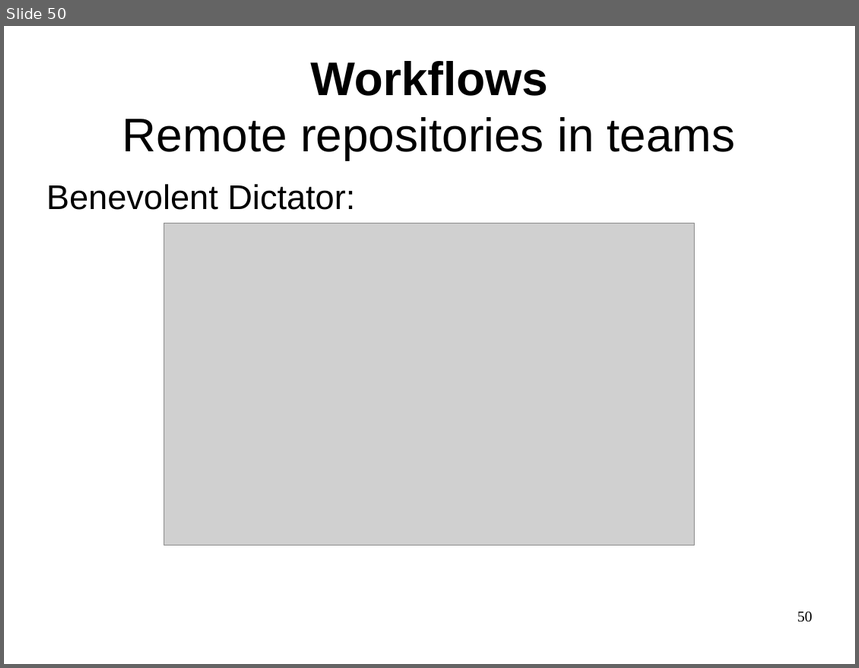
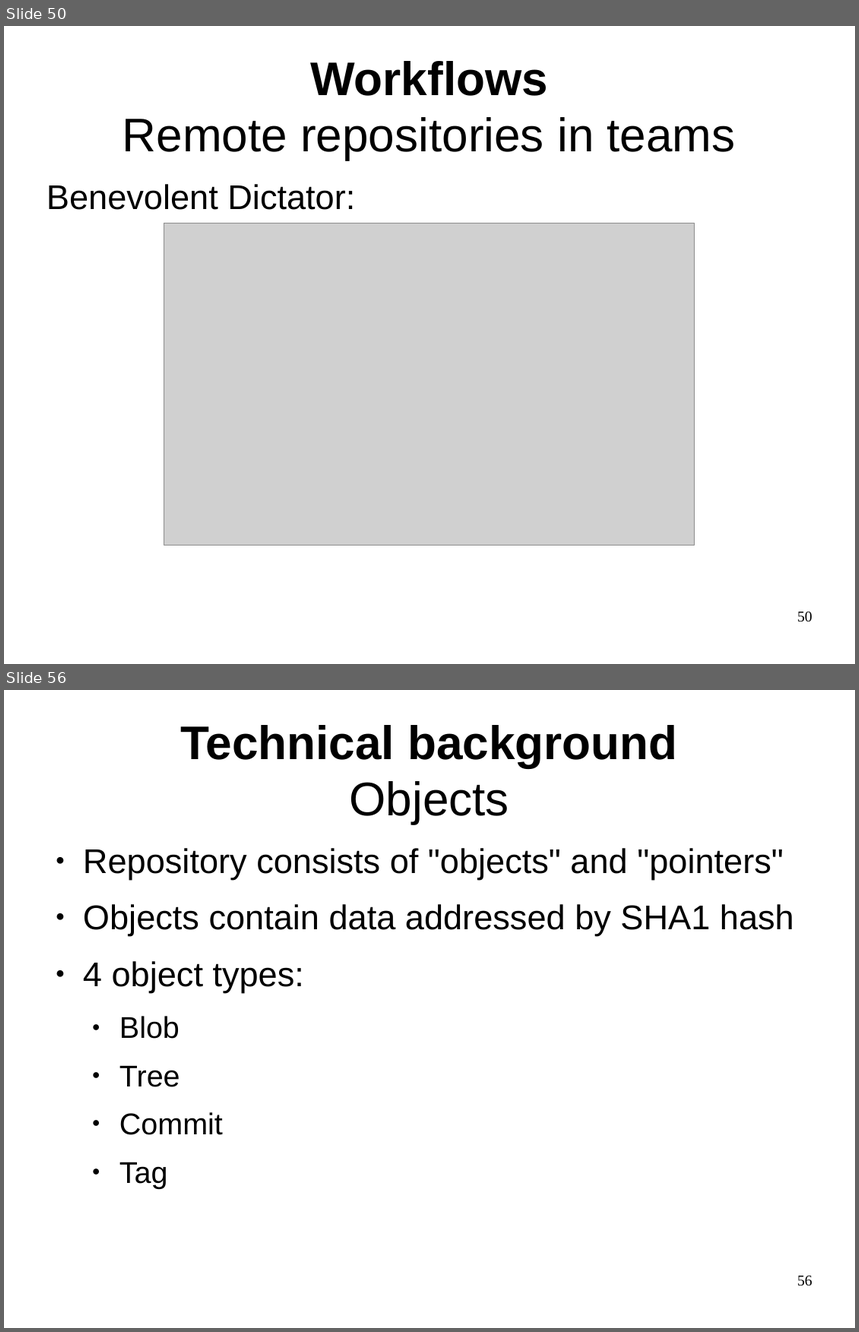
Before and after one commit to philpackmohr/git-paper, a slide deck: git-presentation.odp. Shown one above the other, each under a label of ours: slide 50 before the commit, slides 50 and 56 after it; the slides between them are not shown. The pictures are 859x668 and 859x1332 pixels, drawn with LibreOffice and Linux fonts; fonts in the diff are those of the drawing; grey boxes stand for pictures. Boxes give left, top, right and bottom in pixels: in the first picture for what was removed or moved away, otherwise in the second. Text is boxed around its words. In the diff, an @@ line names an element or a change of style, - is before the commit and + after.

```diff
--- a/git-presentation.odp
+++ b/git-presentation.odp
@@ slide 56 added at (4,690,855,1328), background #FFFFFF @@
@@ title added at (180,725,677,825), 44 pt, text #000000, bold @@
+Technical background
+Objects
@@ text added at (83,848,794,1189), 32 pt, text #000000 @@
+● Repository consists of "objects" and "pointers"
+● Objects contain data addressed by SHA1 hash
+● 4 object types:
+  ● Blob
+  ● Tree
+  ● Commit
+  ● Tag
@@ page number added at (797,1276,813,1287), 14 pt, text #000000 @@
+56
```
Also in this commit, not shown: 16 other slides added.
